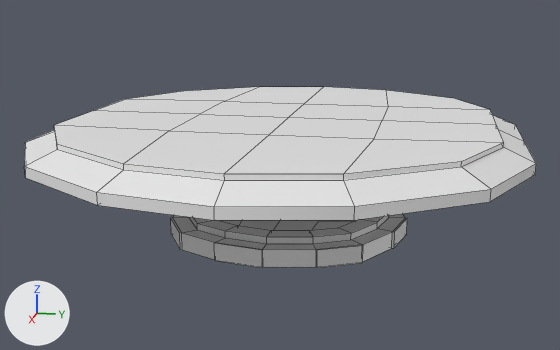
One commit to the FBX model Assets/Models/mesa02.fbx: the scene before it, then after it.
Before and after are seen from a 50 mm lens placed at (5.01, 0.93, 1.54), pointed at (0.14, -0.05, 0.32). The axes (+X, +Y, +Z) are drawn at lower left. The lights are the same throughout. Both versions are drawn at frame 1 of the action 'Take 001'; the numbers are the values there. Mesh edges are drawn as thin lines.

The older version as bpy lines, for what is in view:
```python
me_mesh = bpy.data.meshes.new('Mesh')
me_mesh.from_pydata(...)  # 82 vertices, 80 faces; spans x -257.0..254.0, y -223.0..215.0, z 0.0..24.0
me_mesh_001 = bpy.data.meshes.new('Mesh.001')
me_mesh_001.from_pydata(...)  # 146 vertices, 144 faces; spans x -46.5..46.5, y -46.1..46.1, z -7.8..13.8
ob_box001 = bpy.data.objects.new('Box001', me_mesh)
ob_box001.location = (0.26, 0.033, 0.563)
ob_box001.scale = (0.00668, 0.00668, 0.00668)
ob_box004 = bpy.data.objects.new('Box004', me_mesh_001)
ob_box004.location = (0.26, 0.033, 0.059)
ob_box004.scale = (0.0165, 0.0165, 0.00687)
```
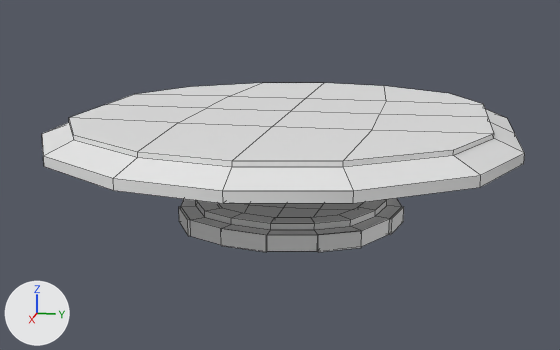
Location of each change, [x1, y1, x2, y2] in pixels of the pictures (560 x 350 px):
'Box001', moved, rescaled (10% shorter)
    before: [24, 87, 536, 220]
    after: [42, 83, 525, 203]
'Box004', moved, rescaled
    before: [171, 214, 407, 268]
    after: [179, 198, 404, 252]

The change, as a diff of the scene's bpy script:
```diff
--- a/Assets/Models/mesa02.fbx.py
+++ b/Assets/Models/mesa02.fbx.py
@@ me_mesh_001 @@
 me_mesh_001.from_pydata(...)  # 146 vertices, 144 faces; spans x -46.5..46.5, y -46.1..46.1, z -7.8..13.8
 # used by ob_box004; location = (0.26, 0.033, 0.059); scale = (0.0165, 0.0165, 0.00687)
+# me_mesh_001 part 2: the whole mesh is scaled about the mesh origin by (1.65, 1.65, 0.687)
@@ me_mesh @@
 me_mesh.from_pydata(...)  # 82 vertices, 80 faces; spans x -257.0..254.0, y -223.0..215.0, z 0.0..24.0
 # used by ob_box001; location = (0.26, 0.033, 0.563); scale = (0.00668, 0.00668, 0.00668)
+# me_mesh part 1: the whole mesh is scaled about the mesh origin by 0.668
@@ ob_box004 @@
 ob_box004 = bpy.data.objects.new('Box004', me_mesh_001)
-ob_box004.location = (0.26, 0.033, 0.059)
-ob_box004.scale = (0.0165, 0.0165, 0.00687)
+ob_box004.location = (0.0, 0.0, 0.059)
+ob_box004.scale = (0.01, 0.01, 0.01)
@@ ob_box001 @@
 ob_box001 = bpy.data.objects.new('Box001', me_mesh)
-ob_box001.location = (0.26, 0.033, 0.563)
-ob_box001.scale = (0.00668, 0.00668, 0.00668)
+ob_box001.location = (0.0, 0.0, 0.563)
+ob_box001.scale = (0.01, 0.01, 0.01)
```
